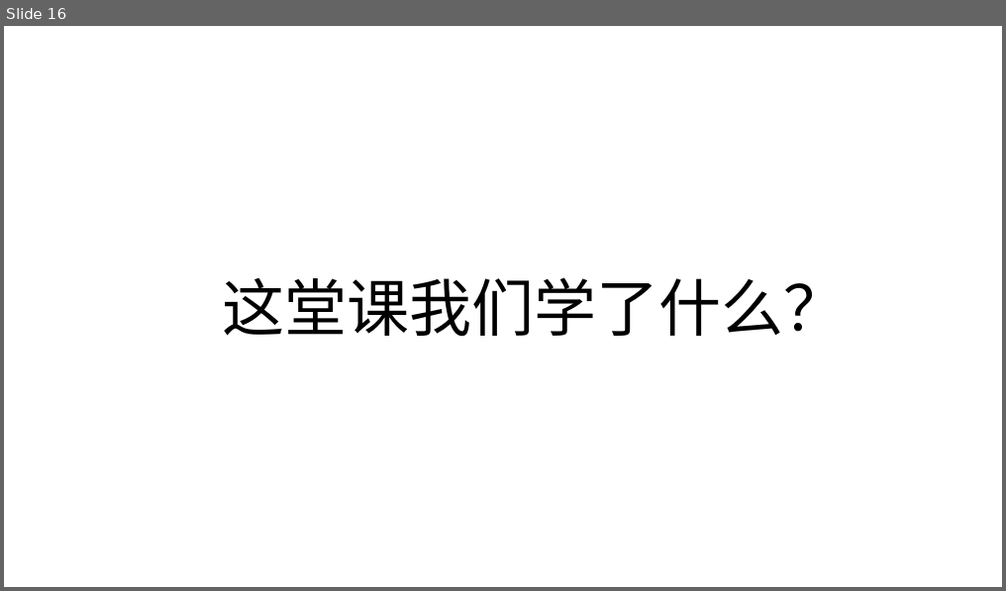
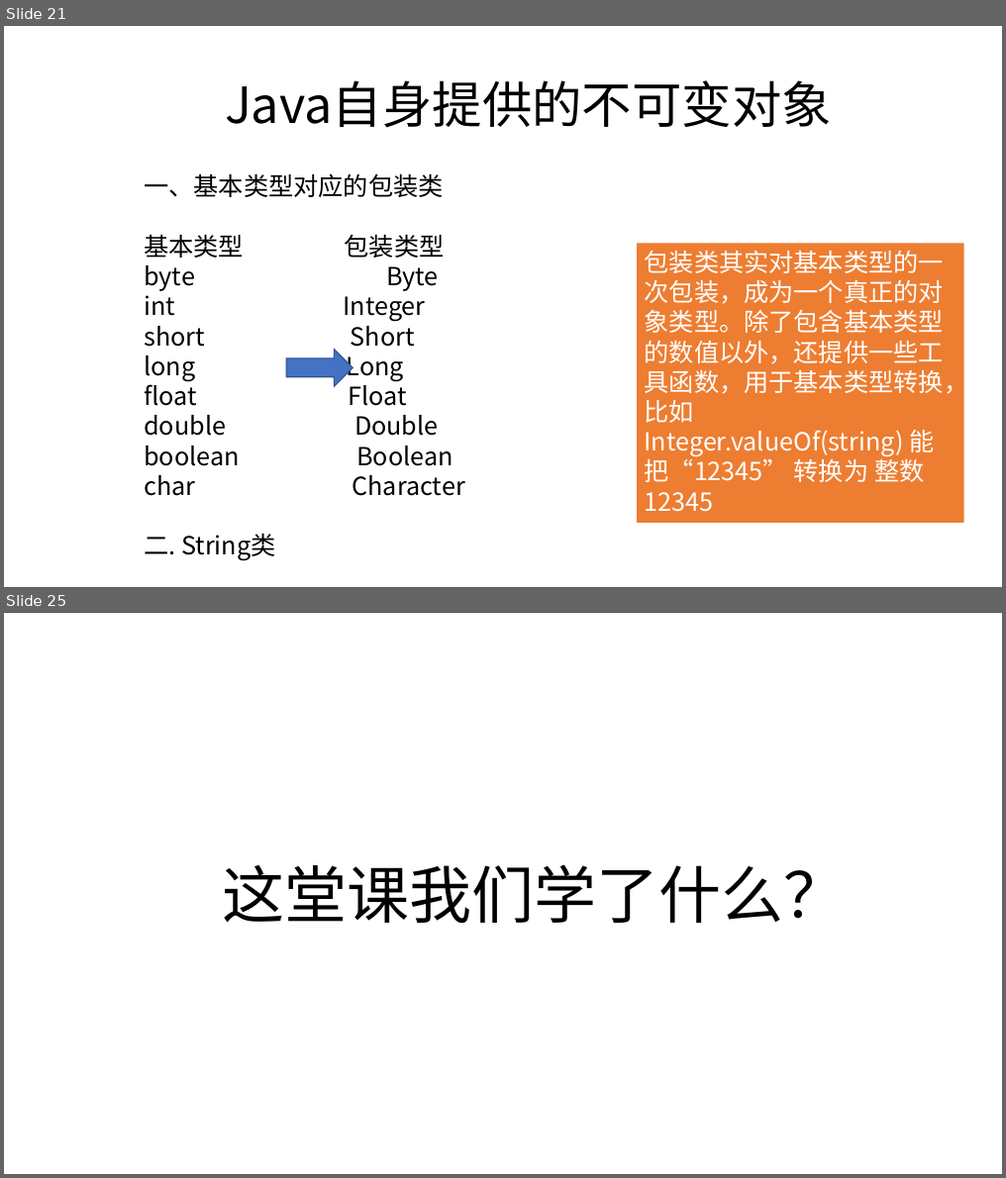
Before and after one commit to zjyesir/hmc_java_1, a slide deck: ppt/9. 对象和类.pptx. Shown one above the other, each under a label of ours: slide 16 before the commit, slides 21 and 25 after it; the slides between them are not shown. The pictures are 1006x591 and 1006x1178 pixels, drawn with LibreOffice and Linux fonts; fonts in the diff are those of the drawing; background and template pictures are left out. Boxes give left, top, right and bottom in pixels: in the first picture for what was removed or moved away, otherwise in the second. Text is boxed around its words. In the diff, an @@ line names an element or a change of style, - is before the commit and + after.

Commit message:
对象和类 ppt做完

```diff
--- a/ppt/9. 对象和类.pptx
+++ b/ppt/9. 对象和类.pptx
@@ slide 21 added at bbox=[4, 26, 1002, 587], background picture (left out) @@
@@ text added at bbox=[225, 80, 832, 128], 48 pt, text #000000 @@
+Java自身提供的不可变对象
@@ text added at bbox=[144, 174, 465, 496], 24 pt, text #000000 @@
+一、基本类型对应的包装类
+基本类型 包装类型
+byte Byte
+int Integer
+short Short
+long Long
+float Float
+double Double
+boolean Boolean
+char Character
+二. String类
@@ rectangle added at bbox=[637, 243, 963, 523], fill #ED7D31, 24 pt, text #FFFFFF @@
+包装类其实对基本类型的一次包装，成为一个真正的对象类型。除了包含基本类型的数值以外，还提供一些工具函数，用于基本类型转换，比如
+Integer.valueOf(string) 能把“12345” 转换为 整数12345
@@ right arrow added at bbox=[286, 350, 352, 386], fill #4472C4, outline #325491 1 pt @@
@@ what was slide 16 is now slide 25 @@
```
Also in this commit, not shown: 3 slides changed, 18 other slides added, 10 slides removed, 3 other files.
